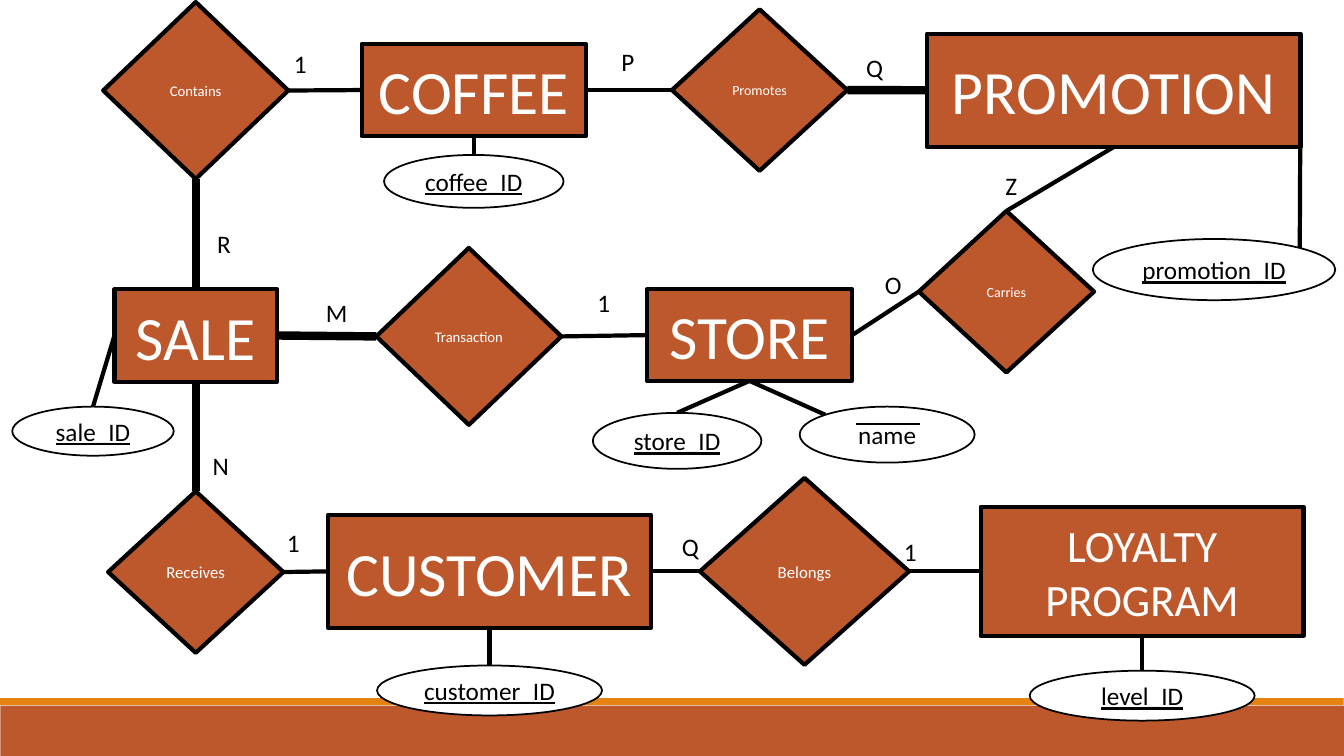
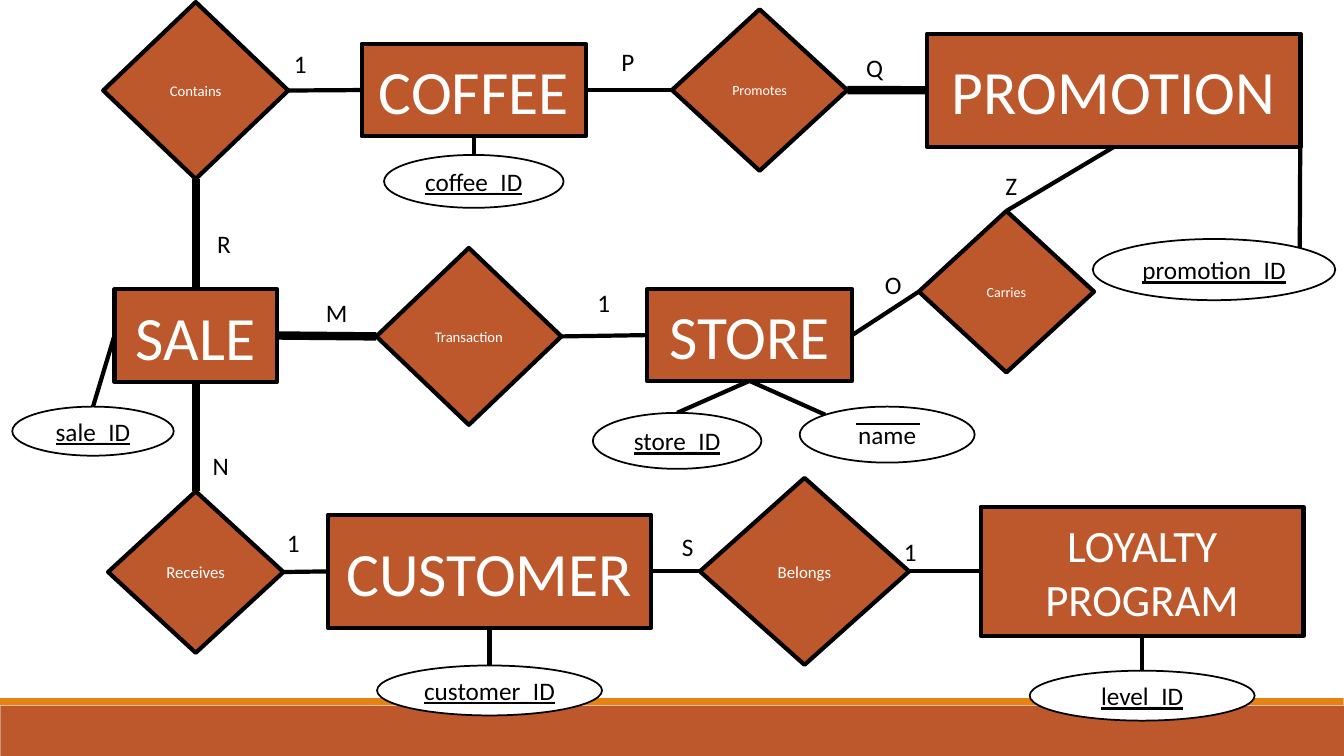
Before and after one commit to cnecciai/BoutiqueCoffee, a slide deck: slide 2 of Phase I/ER Model.pptx. Drawn at 1344x756 pixels with LibreOffice and Linux fonts; fonts in the diff are those of the drawing. Boxes give left, top, right and bottom in pixels: in the first picture for what was removed or moved away, otherwise in the second. Text is boxed around its words. In the diff, an @@ line names an element or a change of style, - is before the commit and + after.

```diff
--- a/Phase I/ER Model.pptx
+++ b/Phase I/ER Model.pptx
@@ text at (682,539,694,556): text changed @@
-Q
+S
```
Also in this commit, not shown: 2 other slides changed, 2 other files.
